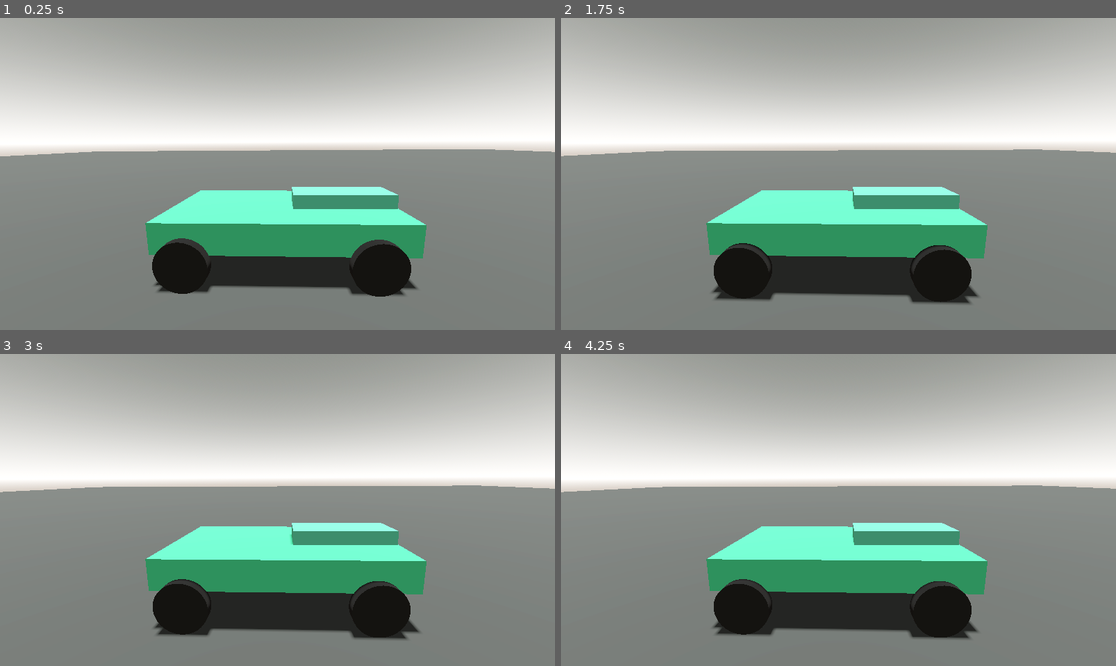
Above: before the commit, frames 1-4 (two rows, left to right).
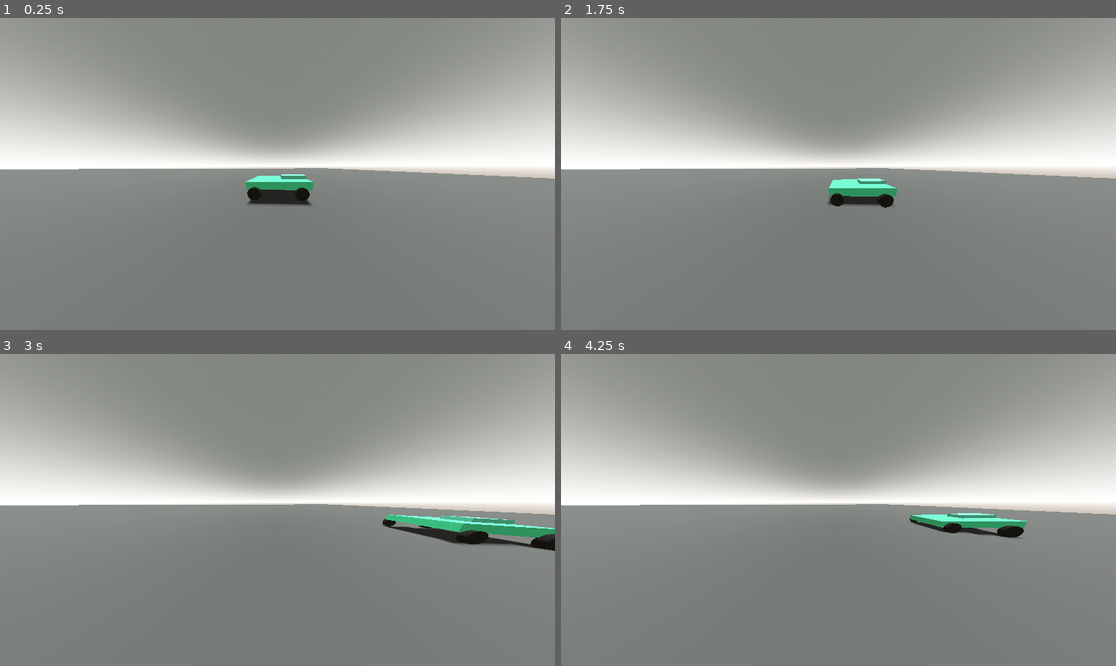
Above: after the commit, the same moments.

Repository: fbcs-jourdan/gamejam3
Game: Godot game, scene res://world.tscn
Same seed, same stepped clock (60 frames per second), same inputs: the game is played once before the commit and once after it.
Inputs:
- Up to frame 1 (0.25 s): no input
- Up to frame 2 (1.75 s): hold D (right) 0.53-1.28 s; hold S (brake) from 1.28 s (still down)
- Up to frame 3 (3 s): release S (brake) at 2.03 s; hold D (right) 2.03-2.78 s; hold W (accelerate) from 2.78 s (still down)
- Up to frame 4 (4.25 s): release W (accelerate) at 3.53 s; hold A (left) from 3.53 s (still down)

The runs differ from the first frame. In frame 1, 58% of the frame differs, in the area x 0-100%, y 0-90%; in frame 2, 59%; in frame 3, 61%, in the area x 0-100%, y 0-92%; in frame 4, 60%.

Commit message:
add acceleration and deceleration

Diff:
--- /dev/null
+++ b/night-racing/raycast_wheels.gd
@@ -0,0 +1,11 @@
+extends RayCast3D
+class_name RaycastWheel
+
+@export var spring_strength := 100.0
+@export var spring_damping := 2.0
+@export var rest_dist := 0.5
+@export var over_extend	 := 0.0
+@export var wheel_radius := 0.4
+@export var is_motor := false
+
+@onready var wheel: Node3D = get_child(0)
--- a/night-racing/raycastcar.gd
+++ b/night-racing/raycastcar.gd
@@ -1,34 +1,56 @@
 extends RigidBody3D
 
-@export var wheels: Array[RayCast3D]
-@export var spring_strength := 100.0
-@export var spring_damping := 2.0
-@export var rest_dist := 0.5
-@export var wheel_radius := 0.4
+@export var wheels: Array[RaycastWheel]
+@export var acceleration := 600.0
+
+var motor_input := 0
+
+func _unhandled_input(event: InputEvent) -> void:
+	if event.is_action_pressed("accelerate"):
+		motor_input = 1
+	elif event.is_action_released("accelerate"):
+		motor_input = 0
+
+	if event.is_action_pressed("brake"):
+		motor_input = -1
+	elif event.is_action_released("brake"):
+		motor_input = 0
 
 func _physics_process(delta: float) -> void:
 	for wheel in wheels:
 		_do_single_wheel_suspension(wheel)
+		_do_single_wheel_acceleration(wheel)
 
 func _get_point_velocity(point: Vector3) -> Vector3:
 	return linear_velocity + angular_velocity.cross(point - global_position)
 
-func _do_single_wheel_suspension(suspension_ray: RayCast3D) -> void:
-	if suspension_ray.is_colliding():
-		suspension_ray.target_position.y = -(rest_dist + wheel_radius)
-		var contact := suspension_ray.get_collision_point()
-		var spring_up_dir := suspension_ray.global_transform.basis.y
-		var spring_len := suspension_ray.global_position.distance_to(contact) - wheel_radius
-		var offset := rest_dist - spring_len
+func _do_single_wheel_acceleration(ray: RaycastWheel) -> void:
+	if ray.is_colliding() and ray.is_motor and motor_input:
+		var forward_dir := -ray.global_basis.z
+		var contact := ray.get_collision_point()
+		var force_vector := forward_dir * acceleration * motor_input
+		var force_pos := contact - global_position
+		apply_force(force_vector, force_pos)
 
-		suspension_ray.get_node("Wheel").position.y = -spring_len
+func _do_single_wheel_suspension(ray: RaycastWheel) -> void:
+	if ray.is_colliding():
+		ray.target_position.y = -(ray.rest_dist + ray.wheel_radius + ray.over_extend)
+		var contact := ray.get_collision_point()
+		var spring_up_dir := ray.global_transform.basis.y
+		var spring_len := ray.global_position.distance_to(contact) - ray.wheel_radius
+		var offset := ray.rest_dist - spring_len
+
+		ray.wheel.position.y = -spring_len
+
+		var spring_force := ray.spring_strength * offset
 
 		# damping force = damping * relative velocity
+
 		var world_vel := _get_point_velocity(contact)
 		var relative_vel := spring_up_dir.dot(world_vel)
-		var spring_damp_force := spring_damping * relative_vel
+		var spring_damp_force := ray.spring_damping * relative_vel
 
-		var spring_force := spring_strength * offset
+
 		var force_vector := (spring_force - spring_damp_force) * spring_up_dir
 
 		var force_pos_offset := contact - global_position
--- a/night-racing/world.tscn
+++ b/night-racing/world.tscn
@@ -1,6 +1,7 @@
 [gd_scene format=3 uid="uid://3uwudh7njdc2"]
 
 [ext_resource type="Script" uid="uid://c8qb7ltk2ullt" path="res://raycastcar.gd" id="2_fj7yv"]
+[ext_resource type="Script" uid="uid://bkjiibcyvbsub" path="res://raycast_wheels.gd" id="2_tlwt5"]
 
 [sub_resource type="ProceduralSkyMaterial" id="ProceduralSkyMaterial_gv5m4"]
 sky_top_color = Color(0.40029314, 0.41218975, 0.39441738, 1)
@@ -53,18 +54,16 @@
 shadow_enabled = true
 
 [node name="CSGBox3D" type="CSGBox3D" parent="." unique_id=1981997951]
-transform = Transform3D(1, 0, 0, 0, 1, 0, 0, 0, 1, 0, -0.5, 0)
+transform = Transform3D(1, 0, 0, 0, 1, 0, 0, 0, 1, 0, -0.5, -211.0315)
 use_collision = true
-size = Vector3(100, 1, 100)
+size = Vector3(100, 1, 522.063)
 material = SubResource("StandardMaterial3D_f3sb7")
 
 [node name="Car" type="RigidBody3D" parent="." unique_id=257324532 node_paths=PackedStringArray("wheels")]
-transform = Transform3D(1, 0, 0, 0, 1, 0, 0, 0, 1, 0, 0.5, 0)
+transform = Transform3D(1, 0, 0, 0, 1, 0, 0, 0, 1, 0, 1.0312679, 0)
 mass = 50.0
 script = ExtResource("2_fj7yv")
 wheels = [NodePath("WheelFL"), NodePath("WheelRL"), NodePath("WheelFR"), NodePath("WheelRR")]
-spring_strength = 5000.0
-spring_damping = 100.0
 
 [node name="CarMesh" type="MeshInstance3D" parent="Car" unique_id=1675081391]
 transform = Transform3D(1, 0, 0, 0, 1, 0, 0, 0, 1, 0, 0.5, 0)
@@ -82,6 +81,9 @@
 
 [node name="WheelFL" type="RayCast3D" parent="Car" unique_id=332202002]
 transform = Transform3D(1, 0, 0, 0, 1, 0, 0, 0, 1, -1.0552026, 0.5226824, -1.4786644)
+script = ExtResource("2_tlwt5")
+spring_strength = 5000.0
+spring_damping = 120.0
 
 [node name="Wheel" type="MeshInstance3D" parent="Car/WheelFL" unique_id=429572464]
 transform = Transform3D(-4.371139e-08, -1, 0, 1, -4.371139e-08, 0, 0, 0, 1, 0, -0.5, 0)
@@ -90,6 +92,10 @@
 
 [node name="WheelRL" type="RayCast3D" parent="Car" unique_id=833625323]
 transform = Transform3D(1, 0, 0, 0, 1, 0, 0, 0, 1, -1.0552026, 0.5226824, 1.3667231)
+script = ExtResource("2_tlwt5")
+spring_strength = 5000.0
+spring_damping = 120.0
+is_motor = true
 
 [node name="Wheel" type="MeshInstance3D" parent="Car/WheelRL" unique_id=2015780188]
 transform = Transform3D(-4.371139e-08, -1, 0, 1, -4.371139e-08, 0, 0, 0, 1, 0, -0.5, 0)
@@ -98,6 +104,9 @@
 
 [node name="WheelFR" type="RayCast3D" parent="Car" unique_id=433620734]
 transform = Transform3D(1, 0, 0, 0, 1, 0, 0, 0, 1, 1.0755898, 0.5226824, -1.4786644)
+script = ExtResource("2_tlwt5")
+spring_strength = 5000.0
+spring_damping = 120.0
 
 [node name="Wheel" type="MeshInstance3D" parent="Car/WheelFR" unique_id=1352356979]
 transform = Transform3D(-4.371139e-08, -1, 0, 1, -4.371139e-08, 0, 0, 0, 1, 0, -0.5, 0)
@@ -106,11 +115,16 @@
 
 [node name="WheelRR" type="RayCast3D" parent="Car" unique_id=747839532]
 transform = Transform3D(1, 0, 0, 0, 1, 0, 0, 0, 1, 1.0755898, 0.5226824, 1.3667231)
+script = ExtResource("2_tlwt5")
+spring_strength = 5000.0
+spring_damping = 120.0
+is_motor = true
 
 [node name="Wheel" type="MeshInstance3D" parent="Car/WheelRR" unique_id=1856586292]
 transform = Transform3D(-4.371139e-08, -1, 0, 1, -4.371139e-08, 0, 0, 0, 1, 0, -0.5, 0)
 mesh = SubResource("CylinderMesh_fj7yv")
 surface_material_override/0 = SubResource("StandardMaterial3D_036b0")
 
-[node name="Camera3D" type="Camera3D" parent="Car" unique_id=2000066937]
-transform = Transform3D(0.027952652, 0.15738252, -0.9871421, -0.0044547752, 0.98753774, 0.15731947, 0.99959934, 0, 0.028305404, -3.7435765, 1.9098706, 0)
+[node name="Camera3D" type="Camera3D" parent="." unique_id=2000066937]
+transform = Transform3D(0.027952652, 0.15738252, -0.9871421, -0.0044547752, 0.98753774, 0.15731947, 0.99959934, 0, 0.028305404, -3.7435765, 2.4098706, 0)
+fov = 145.5
Not shown, added: night-racing/raycast_wheels.gd.uid
